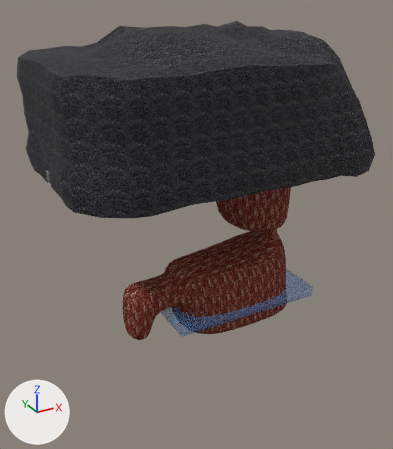
The Blender file Assets/World/C11L1/raw/C11L1.blend as it was, and as the next commit left it.
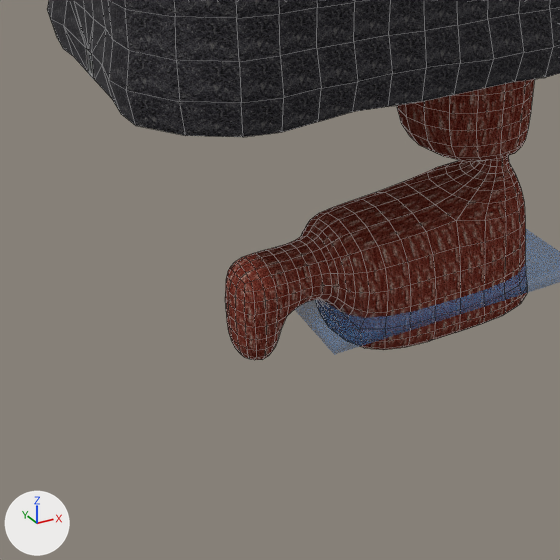
Each version appears first whole from a 50 mm lens placed at (-24.4, -106.2, 37.7), pointed at (34.2, 0.4, -15.6), and next in a close-up on the part from 0% to 78% of the width and 32% to 100% of the height. Arrows for +X, +Y and +Z are at lower left; the lights stay in place. The close-ups show mesh edges as thin lines.

Names of what the first close-up shows: 'Room1', 'Section2'.
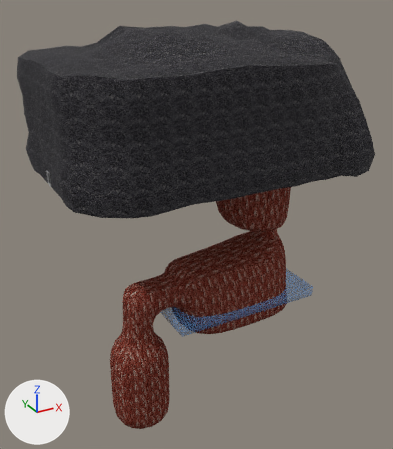
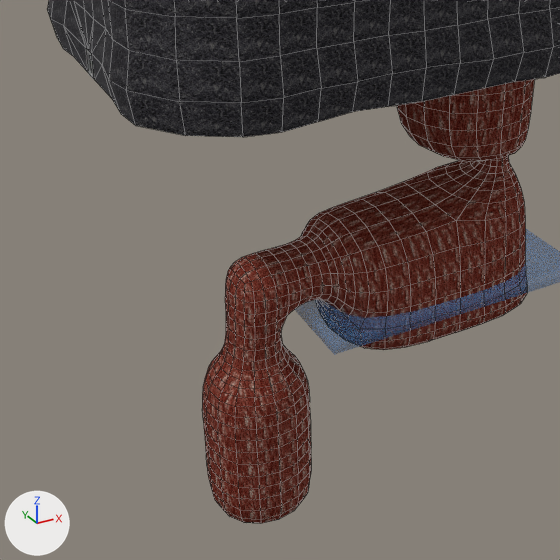
What differs and where, as boxes (x1, y1, x2, y2) in the close-ups (560 x 560 px):
'Section2', reshaped (7% wider, 58% taller)
    before: (225, 79, 534, 360)
    after: (202, 79, 534, 523)
part 1 of me_plane_001, built on
    before: (226, 310, 287, 360)
    after: (202, 311, 311, 523)

What the commit changed:
me_plane_001 is used by ob_section2; location (0.0, 0.0, -1.0).
me_plane_001 had 54 vertices, 51 faces and spanned x 14.0..63.9, y -10.9..10.9, z -43.0..-1.0.
me_plane_001 now has 70 vertices, 67 faces and spans x 9.4..63.9, y -10.9..10.9, z -67.9..-1.0.
Part 1, on me_plane_001:
1 face is deleted.
4 vertices move from x 14.0..20.8, y -4.8..4.8, z -41.9 to x 13.4..21.4, y -4.0..4.0, z -41.9.
8 vertices are added at x 9.4, y -8.0..8.0, z -67.9..-43.9.
8 new vertices lie (16.0, 0.0, 0.0) away from vertices in x 9.4, y -8.0..8.0, z -67.9..-43.9.
17 new faces join them.
